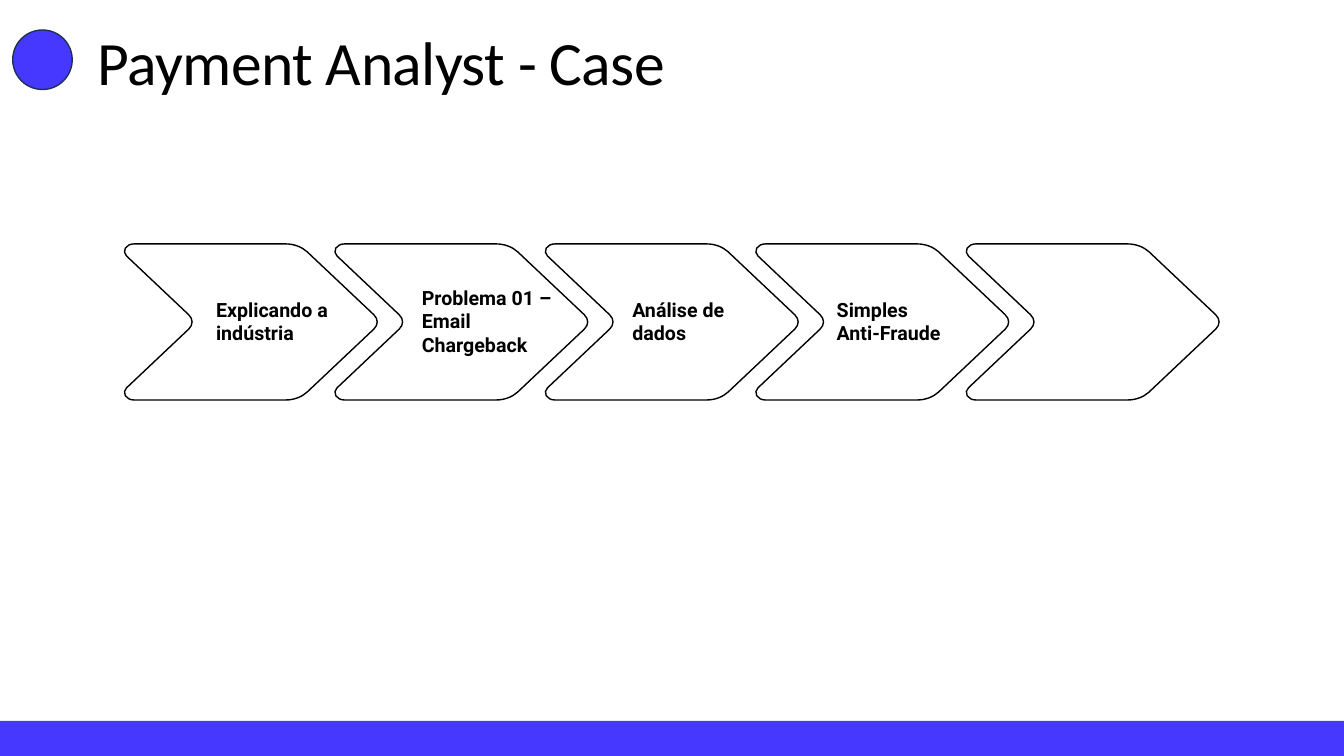
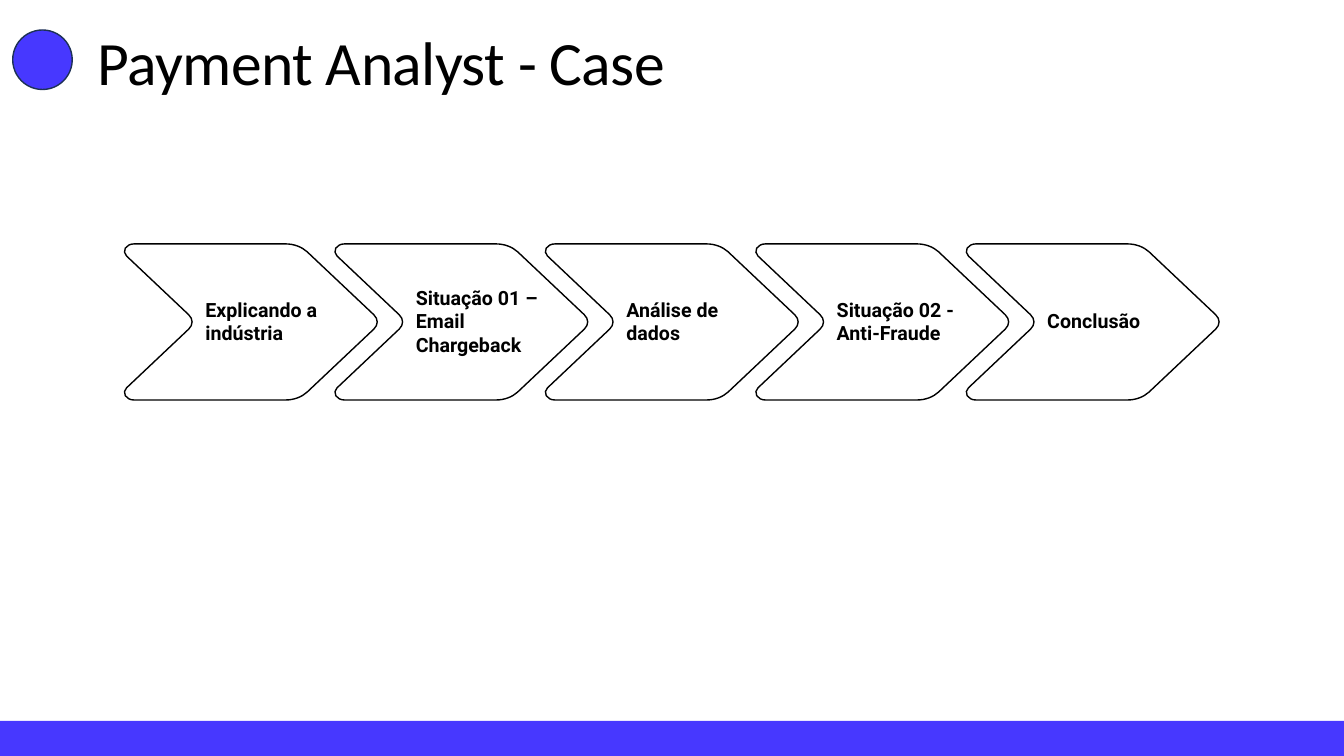
Before and after one commit to andreggalvao/CloudWalk-test, a slide deck: slide 2 of PPT-Teste.pptx. Drawn at 1344x756 pixels with LibreOffice and Linux fonts; fonts in the diff are those of the drawing. Boxes give left, top, right and bottom in pixels: in the first picture for what was removed or moved away, otherwise in the second. Text is boxed around its words. In the diff, an @@ line names an element or a change of style, - is before the commit and + after.

```diff
--- a/PPT-Teste.pptx
+++ b/PPT-Teste.pptx
@@ text "Explicando a indústria" moved from (x1=216, y1=302, x2=328, y2=341) to (x1=205, y1=302, x2=318, y2=341) @@
@@ text at (x1=416, y1=290, x2=521, y2=356): text changed @@
-Problema 01 – Email Chargeback
+Situação 01 – Email Chargeback
@@ text "Análise de dados" moved from (x1=632, y1=302, x2=725, y2=341) to (x1=626, y1=302, x2=719, y2=341) @@
@@ text at (x1=837, y1=302, x2=941, y2=322): text changed @@
-Simples
+Situação 02 -
@@ text added at (x1=1047, y1=313, x2=1140, y2=329), 14 pt, text #000000, bold @@
+Conclusão
```
Also in this commit, not shown: 1 other slide changed, 3 slides added, 1 other file.
